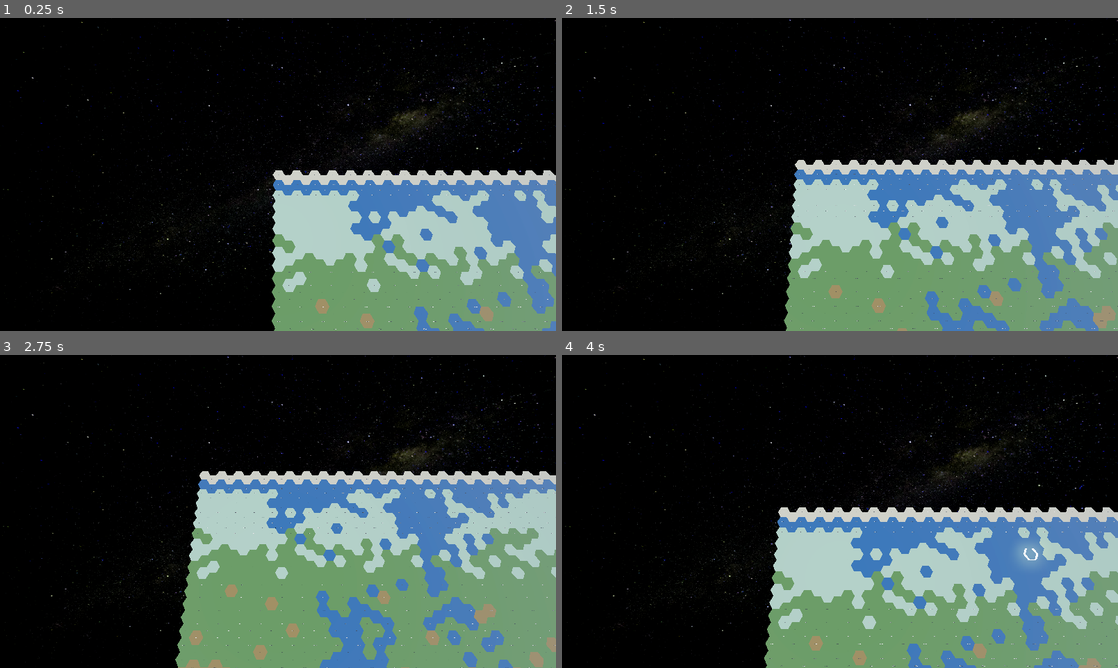
Above: before the commit, frames 1-4 (two rows, left to right).
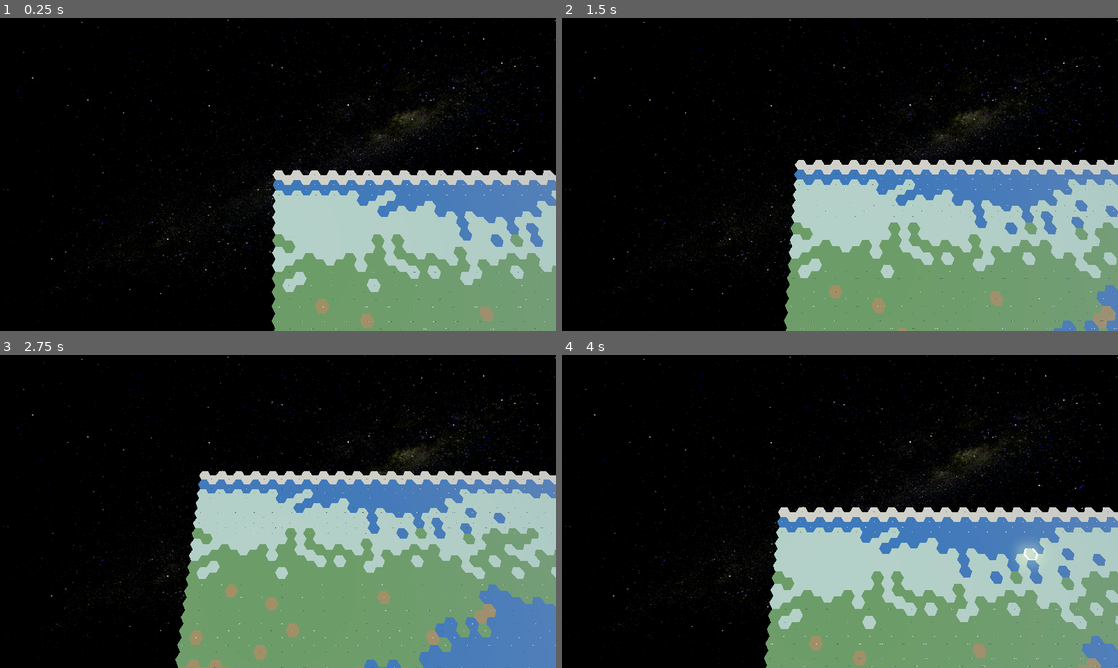
Above: after the commit, the same moments.

Repository: jtufts/HexagonalMapGodot
Game: Godot game, scene res://scenes/GameScene.tscn
Two runs of this game, one before a commit and one after it. Both use one fixed random seed, a clock stepped at 60 frames per second and the inputs below.
Inputs (mouse positions are in pixels of both pictures, inside the frame that each line leads up to):
- Up to frame 1 (0.25 s): no input
- Up to frame 2 (1.5 s): tap Enter at 0.5 s; move the mouse to (962, 158) at 0.52 s; hold D (MoveRight) 0.53-1.28 s; click (962, 158) at 0.6 s; move the mouse to (728, 190) at 1.27 s; hold S (MoveBackwards) from 1.28 s (still down); right-click (728, 190) at 1.35 s
- Up to frame 3 (2.75 s): move the mouse to (333, 442) at 2.02 s; release S (MoveBackwards) at 2.03 s; hold D (MoveRight) from 2.03 s (still down); click (333, 442) at 2.1 s
- Up to frame 4 (4 s): move the mouse to (812, 574) at 2.77 s; release D (MoveRight) at 2.78 s; hold W (MoveForward) 2.78-3.53 s; right-click (812, 574) at 2.85 s; click (812, 574) at 2.92 s; move the mouse to (1006, 558) at 3.52 s; hold A (MoveLeft) from 3.53 s (still down); click (1006, 558) at 3.6 s

The runs differ from the first frame. In frame 1, 3.9% of the frame differs, in the area x 53-100%, y 48-100%; in frame 2, 6.0%; in frame 3, 9.7%, in the area x 39-100%, y 36-100%; in frame 4, 5.6%.

Commit message:
findTilesAdjacentToBlob Refactor

Diff:
--- a/scenes/GameScene.tscn
+++ b/scenes/GameScene.tscn
@@ -41,7 +41,7 @@
 script = ExtResource("4_ydx7p")
 mesh = ExtResource("8_y05nv")
 color = Color(0.27451, 0.27451, 0.364706, 1)
-type = 4
+type = 5
 
 [sub_resource type="Resource" id="Resource_stcqu"]
 script = ExtResource("4_ydx7p")
@@ -67,6 +67,8 @@
 movespeed = 9
 minzoom = 30.0
 maxheight = 40.0
+
+[node name="CanvasLayer" type="CanvasLayer" parent="."]
 
 [node name="Scene" type="Node3D" parent="."]
 
--- a/scripts/object_placer.gd
+++ b/scripts/object_placer.gd
@@ -19,7 +19,7 @@
 		for pos : Vector2 in placed_positions:
 			var placed_col = pos.x
 			var placed_row = pos.y
-			if abs(placed_col - candidate.column) <= spacing and abs(placed_row - candidate.row) <= spacing:
+			if abs(placed_col - candidate.column) <= spacing and abs(placed_row - candidate.row) <= spacing: #modify for absolute distance, rather than just distance on one axis or another
 				valid = false
 				break
 
--- a/scripts/pathfinder.gd
+++ b/scripts/pathfinder.gd
@@ -39,10 +39,8 @@
 
 		var q = current_tile.column
 		var r = current_tile.row - (current_tile.column - (int(current_tile.column)%2)) / 2
-		print (q, " ", r)
 		# Explore neighbors
 		for direction in NEIGHBOR_DIRECTIONS:
-			print(q + direction.x, " ", r + direction.y + (q + direction.x - (int(q+direction.x)%2)) / 2)
 			var neighbor_coords = Vector2(q + direction.x, r + direction.y + (q + direction.x - (int(q + direction.x)%2)) / 2)
 			if not is_tile_valid(neighbor_coords) or visited.has(neighbor_coords):
 				continue
--- a/scripts/world_gen.gd
+++ b/scripts/world_gen.gd
@@ -315,50 +315,66 @@
 		var q = coordinate.x
 		var r = coordinate.y - (coordinate.x - (coordinate.x%2)) / 2
 		var s = -q-r
+		const NEIGHBOR_DIRECTIONS = [
+			Vector2(1, 0), Vector2(1, -1), Vector2(0, -1),
+			Vector2(-1, 0), Vector2(-1, 1), Vector2(0, 1)
+		]
+
+		for direction in NEIGHBOR_DIRECTIONS:
+			candidateX = q + direction.x
+			if candidateX < 0:
+				candidateX = map_width - 1
+			else:
+				if candidateX > map_width - 1:
+					candidateX = 0
+			candidateY = r + direction.y + ((q+direction.x) - (int(q+direction.x)%2)) / 2
+			if candidateY >= 0 and candidateY <= map_height - 1:
+				if !coordinateIsInArray(candidateX, candidateY, blobArray) and !coordinateIsInArray(candidateX, candidateY, adjacentTiles):
+					adjacentTiles.append(Coordinate.new(candidateX, candidateY))
 		#Northwest
-		candidateX = q - 1
-		if candidateX < 0:
-			candidateX = map_width - 1
-		candidateY = r + ((q-1) - ((q-1)%2)) / 2
-		if candidateY >= 0:
-			if !coordinateIsInArray(candidateX, candidateY, blobArray) and !coordinateIsInArray(candidateX, candidateY, adjacentTiles):
-				adjacentTiles.append(Coordinate.new(candidateX, candidateY))
-		#North
-		candidateX = q
-		candidateY = (r - 1) + (q - (q%2)) / 2
-		if candidateY >= 0:
-			if !coordinateIsInArray(candidateX, candidateY, blobArray) and !coordinateIsInArray(candidateX, candidateY, adjacentTiles):
-				adjacentTiles.append(Coordinate.new(candidateX, candidateY))
-		#Northeast
-		candidateX = q + 1
-		if candidateX >= map_width:
-			candidateX = 0
-		candidateY = (r - 1) + ((q+1) - ((q+1)%2)) / 2
-		if candidateY >= 0:
-			if !coordinateIsInArray(candidateX, candidateY, blobArray) and !coordinateIsInArray(candidateX, candidateY, adjacentTiles):
-				adjacentTiles.append(Coordinate.new(candidateX, candidateY))
-		#Southwest
-		candidateX = q - 1
-		if candidateX < 0:
-			candidateX = map_width - 1
-		candidateY = r + 1 + ((q-1) - ((q - 1)%2)) / 2
-		if candidateY < map_height:
-			if !coordinateIsInArray(candidateX, candidateY, blobArray) and !coordinateIsInArray(candidateX, candidateY, adjacentTiles):
-				adjacentTiles.append(Coordinate.new(candidateX, candidateY))
-		#South
-		candidateX = q
-		candidateY = r + 1 + (q - (q%2)) / 2
-		if candidateY < map_height:
-			if !coordinateIsInArray(candidateX, candidateY, blobArray) and !coordinateIsInArray(candidateX, candidateY, adjacentTiles):
-				adjacentTiles.append(Coordinate.new(candidateX, candidateY))
-		#Southeast
-		candidateX = q + 1
-		if candidateX >= map_width:
-			candidateX = 0
-		candidateY = r + ((q+1) - ((q+1)%2)) / 2
-		if candidateY < map_height:
-			if !coordinateIsInArray(candidateX, candidateY, blobArray) and !coordinateIsInArray(candidateX, candidateY, adjacentTiles):
-				adjacentTiles.append(Coordinate.new(candidateX, candidateY))
+		#candidateX = q - 1
+		#if candidateX < 0:
+			#candidateX = map_width - 1
+		#candidateY = r + ((q-1) - ((q-1)%2)) / 2
+		#if candidateY >= 0:
+			#if !coordinateIsInArray(candidateX, candidateY, blobArray) and !coordinateIsInArray(candidateX, candidateY, adjacentTiles):
+				#adjacentTiles.append(Coordinate.new(candidateX, candidateY))
+		##North
+		#candidateX = q
+		#candidateY = (r - 1) + (q - (q%2)) / 2
+		#if candidateY >= 0:
+			#if !coordinateIsInArray(candidateX, candidateY, blobArray) and !coordinateIsInArray(candidateX, candidateY, adjacentTiles):
+				#adjacentTiles.append(Coordinate.new(candidateX, candidateY))
+		##Northeast
+		#candidateX = q + 1
+		#if candidateX >= map_width:
+			#candidateX = 0
+		#candidateY = (r - 1) + ((q+1) - ((q+1)%2)) / 2
+		#if candidateY >= 0:
+			#if !coordinateIsInArray(candidateX, candidateY, blobArray) and !coordinateIsInArray(candidateX, candidateY, adjacentTiles):
+				#adjacentTiles.append(Coordinate.new(candidateX, candidateY))
+		##Southwest
+		#candidateX = q - 1
+		#if candidateX < 0:
+			#candidateX = map_width - 1
+		#candidateY = r + 1 + ((q-1) - ((q - 1)%2)) / 2
+		#if candidateY < map_height:
+			#if !coordinateIsInArray(candidateX, candidateY, blobArray) and !coordinateIsInArray(candidateX, candidateY, adjacentTiles):
+				#adjacentTiles.append(Coordinate.new(candidateX, candidateY))
+		##South
+		#candidateX = q
+		#candidateY = r + 1 + (q - (q%2)) / 2
+		#if candidateY < map_height:
+			#if !coordinateIsInArray(candidateX, candidateY, blobArray) and !coordinateIsInArray(candidateX, candidateY, adjacentTiles):
+				#adjacentTiles.append(Coordinate.new(candidateX, candidateY))
+		##Southeast
+		#candidateX = q + 1
+		#if candidateX >= map_width:
+			#candidateX = 0
+		#candidateY = r + ((q+1) - ((q+1)%2)) / 2
+		#if candidateY < map_height:
+			#if !coordinateIsInArray(candidateX, candidateY, blobArray) and !coordinateIsInArray(candidateX, candidateY, adjacentTiles):
+				#adjacentTiles.append(Coordinate.new(candidateX, candidateY))
 	return adjacentTiles
 func coordinateIsInArray(x: int, y: int, array: Array[Coordinate]) -> bool:
 	for compareTo : Coordinate in array:
